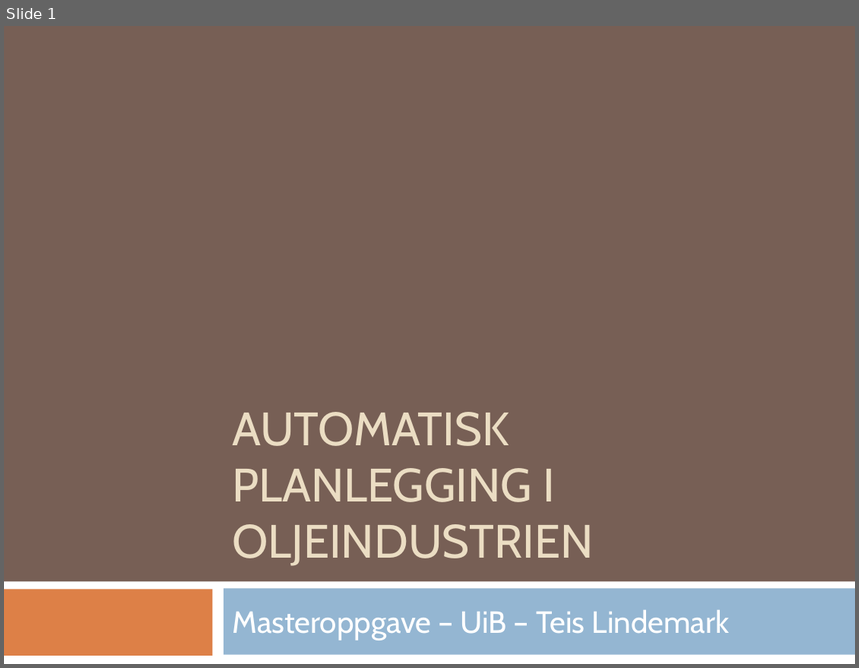
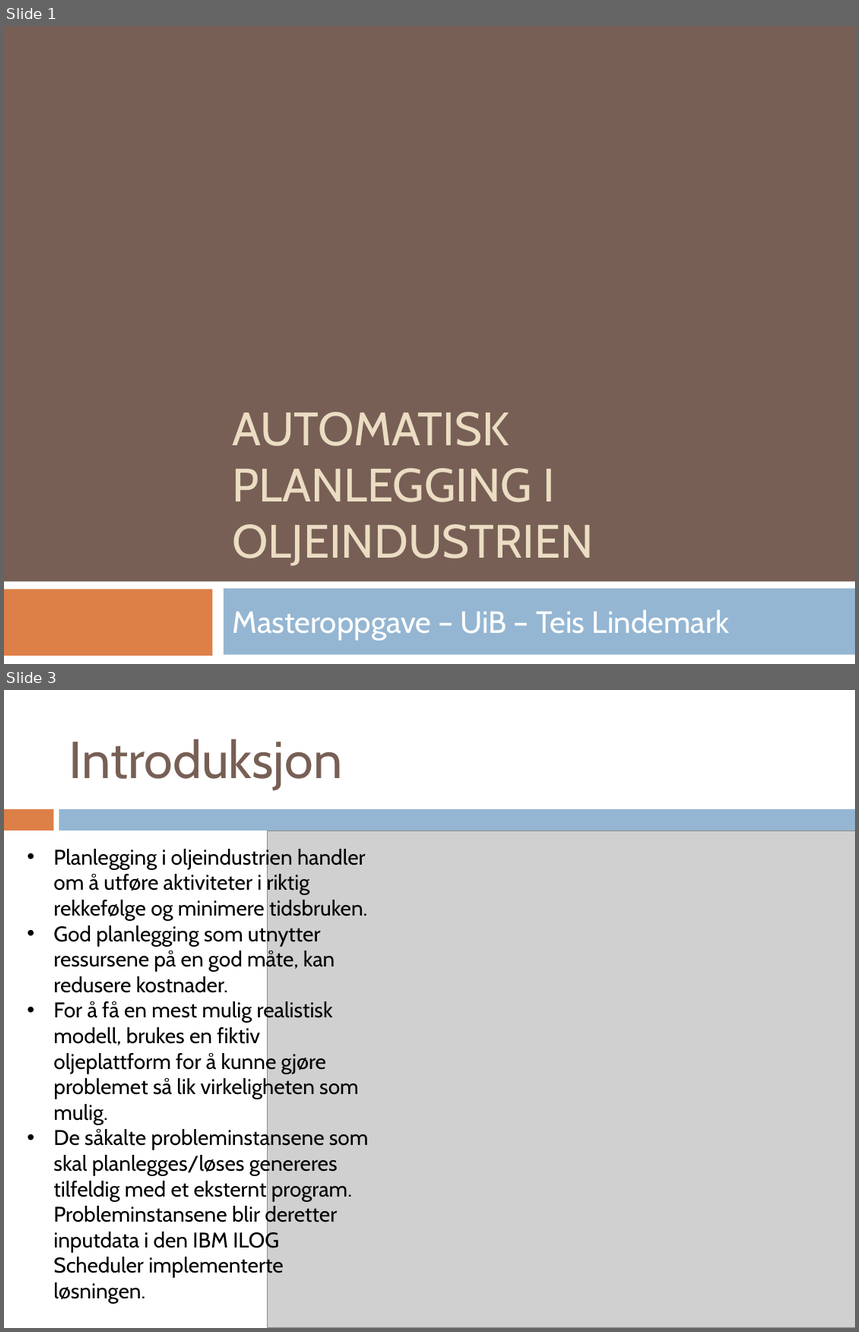
Before and after one commit to teilin/M.sc-UiB, a slide deck: Presentasjon/msc_presentasjon.pptx. Shown one above the other, each under a label of ours: slide 1 before the commit, slides 1 and 3 after it; the slides between them are not shown. The pictures are 859x668 and 859x1332 pixels, drawn with LibreOffice and Linux fonts; fonts in the diff are those of the drawing; grey boxes stand for pictures. Boxes give left, top, right and bottom in pixels: in the first picture for what was removed or moved away, otherwise in the second. Text is boxed around its words. In the diff, an @@ line names an element or a change of style, - is before the commit and + after.

```diff
--- a/Presentasjon/msc_presentasjon.pptx
+++ b/Presentasjon/msc_presentasjon.pptx
@@ slide 3 added at <box>4,690,855,1328</box>, background #FFFFFF @@
@@ title added at <box>69,739,343,790</box>, 44 pt, text #775F55 @@
+Introduksjon
@@ rectangle added at <box>4,809,53,831</box>, fill #DD8047 @@
@@ rectangle added at <box>59,809,855,831</box>, fill #94B6D2 @@
@@ text added at <box>53,847,369,1274</box>, 18 pt, text #000000 @@
+• Planlegging i oljeindustrien handler om å utføre aktiviteter i riktig rekkefølge og minimere tidsbruken.
+• God planlegging som utnytter ressursene på en god måte, kan redusere kostnader.
+• For å få en mest mulig realistisk modell, brukes en fiktiv oljeplattform for å kunne gjøre problemet så lik virkeligheten som mulig.
+• De såkalte probleminstansene som skal planlegges/løses genereres tilfeldig med et eksternt program. Probleminstansene blir deretter inputdata i den IBM ILOG Scheduler implementerte løsningen.
@@ picture added at <box>268,831,855,1328</box> @@
```
Also in this commit, not shown: 1 slide changed, 28 other slides added, 9 slides removed, 35 other files.
